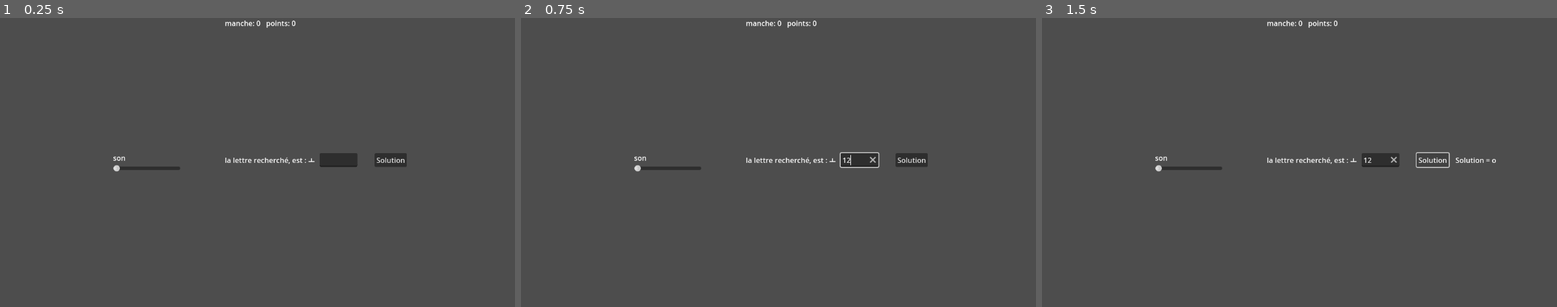
Above: before the commit, frames 1-3 (left to right).
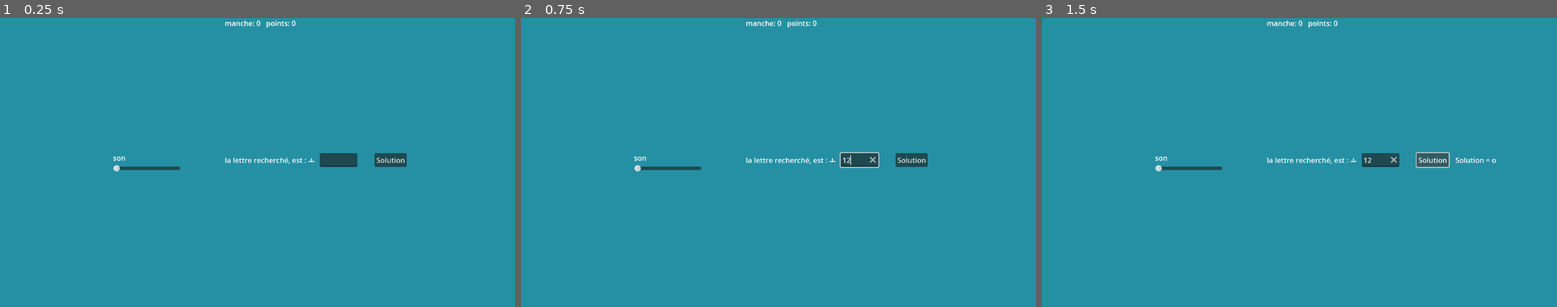
Above: after the commit, the same moments.

Repository: canigou101/learn_Corean
Game: Godot game, scene res://scenes/finalVers.tscn
Same seed, same stepped clock (60 frames per second), same inputs: the game is played once before the commit and once after it.
Inputs (mouse positions are in pixels of both pictures, inside the frame that each line leads up to):
- Up to frame 1 (0.25 s): no input
- Up to frame 2 (0.75 s): click (860, 159) at 0.52 s; type "12" at 0.6 s
- Up to frame 3 (1.5 s): click "Solution" at 1.25 s

The runs differ from the first frame. In frame 1, 100% of the frame differs, in the area x 0-100%, y 0-100%; in frame 2, 100%; in frame 3, 100%.

Commit message:
bg color

Diff:
--- a/lettres-coréenes/scenes/finalVers.tscn
+++ b/lettres-coréenes/scenes/finalVers.tscn
@@ -14,15 +14,30 @@
 grow_vertical = 2
 script = ExtResource("1_afunr")
 
+[node name="ColorRect" type="ColorRect" parent="."]
+clip_children = 2
+z_index = -7
+z_as_relative = false
+layout_mode = 1
+anchors_preset = 15
+anchor_right = 1.0
+anchor_bottom = 1.0
+grow_horizontal = 2
+grow_vertical = 2
+color = Color(0.145048, 0.562917, 0.642236, 1)
+
 [node name="win" type="AudioStreamPlayer" parent="."]
 stream = ExtResource("2_ne4vy")
+volume_db = -10.0
 pitch_scale = 1.2
 
 [node name="wrong" type="AudioStreamPlayer" parent="."]
 stream = ExtResource("3_ne4vy")
+volume_db = -10.0
 
 [node name="testvol" type="AudioStreamPlayer" parent="."]
 stream = ExtResource("2_xg346")
+volume_db = -10.0
 
 [node name="HBoxContainer" type="HBoxContainer" parent="."]
 layout_mode = 1
